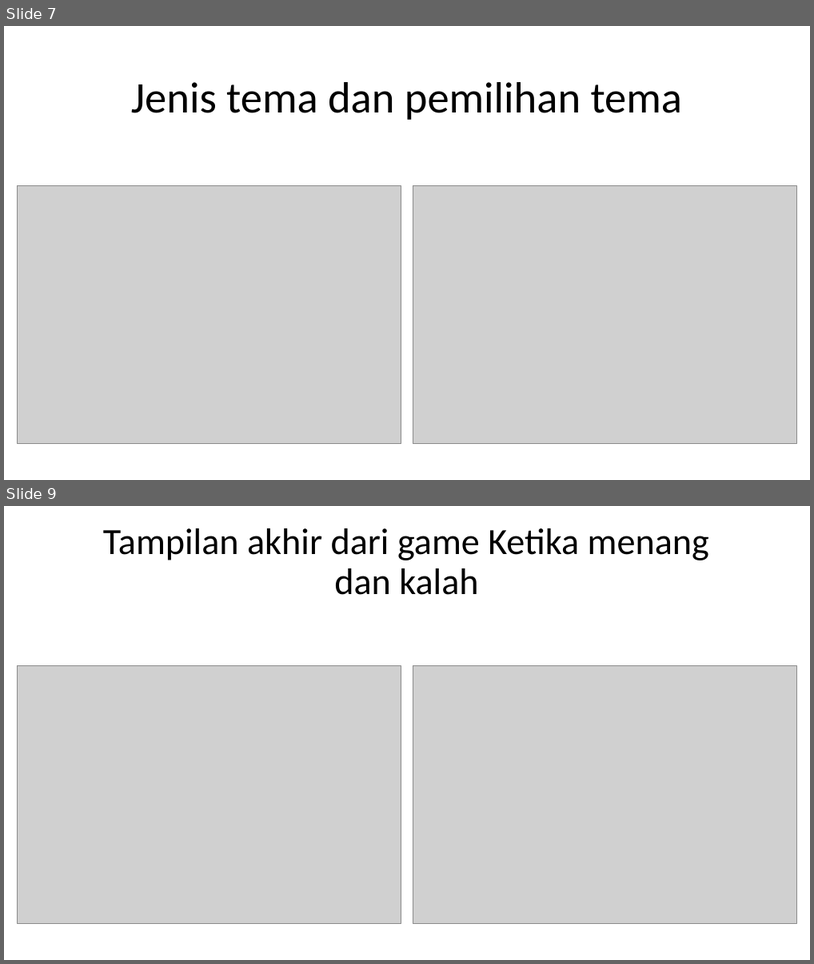
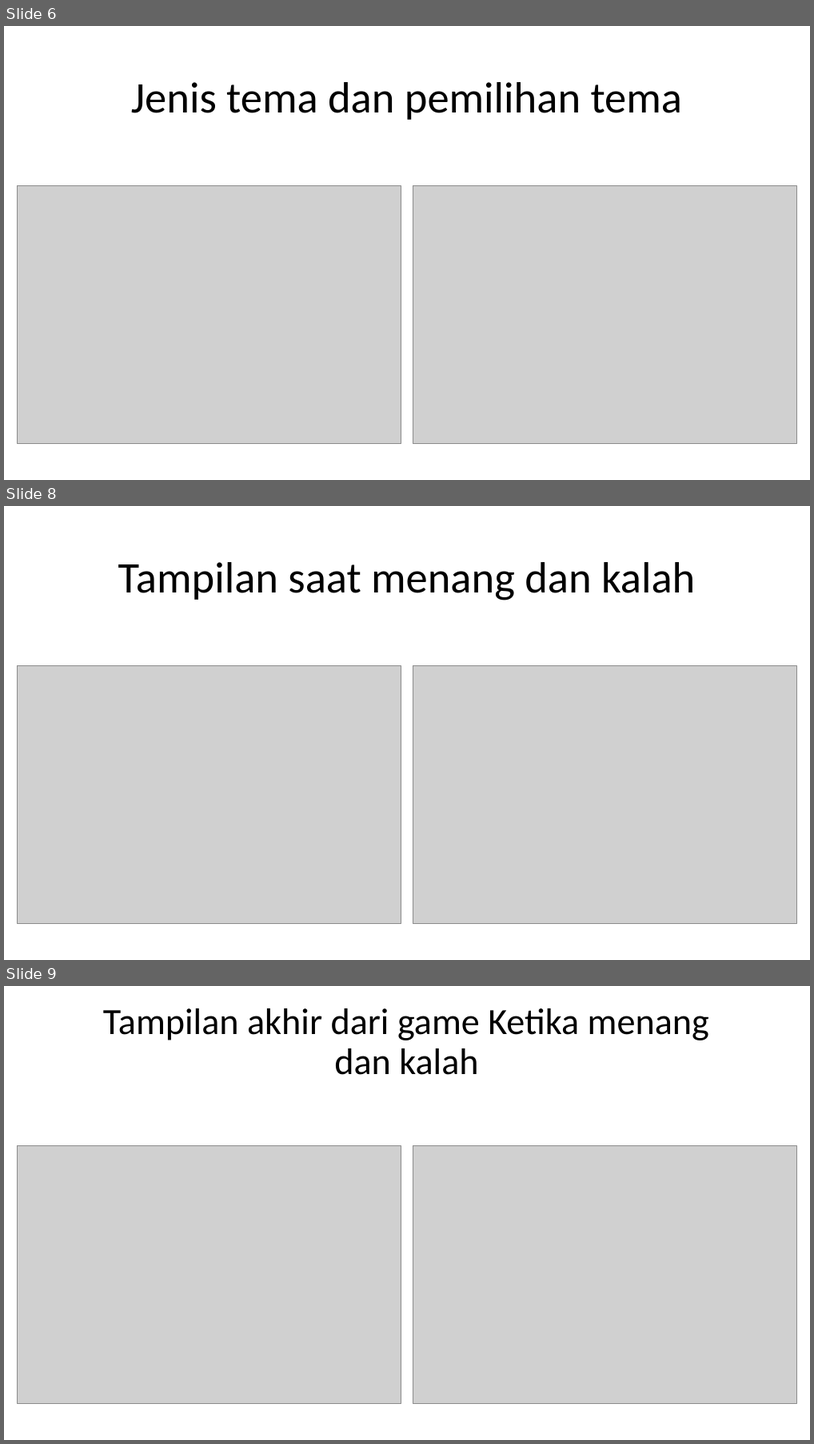
Before and after one commit to pindisel/Proyek_Hangman, a slide deck: Hangman.pptx. Shown one above the other, each under a label of ours: slides 7 and 9 before the commit, slides 6, 8 and 9 after it; the slides between them are not shown. The pictures are 814x964 and 814x1444 pixels, drawn with LibreOffice and Linux fonts; fonts in the diff are those of the drawing; grey boxes stand for pictures. Boxes give left, top, right and bottom in pixels: in the first picture for what was removed or moved away, otherwise in the second. Text is boxed around its words. In the diff, an @@ line names an element or a change of style, - is before the commit and + after.

```diff
--- a/Hangman.pptx
+++ b/Hangman.pptx
@@ slide 8 added at [4, 506, 810, 960], background #FFFFFF @@
@@ title added at [118, 562, 695, 600], 52 pt, text #000000 @@
+Tampilan saat menang dan kalah
@@ picture added at [18, 666, 402, 923] @@
@@ picture added at [414, 666, 798, 923] @@
@@ what was slide 7 is now slide 6 @@
```
Also in this commit, not shown: 2 slides changed, 1 slide removed.
